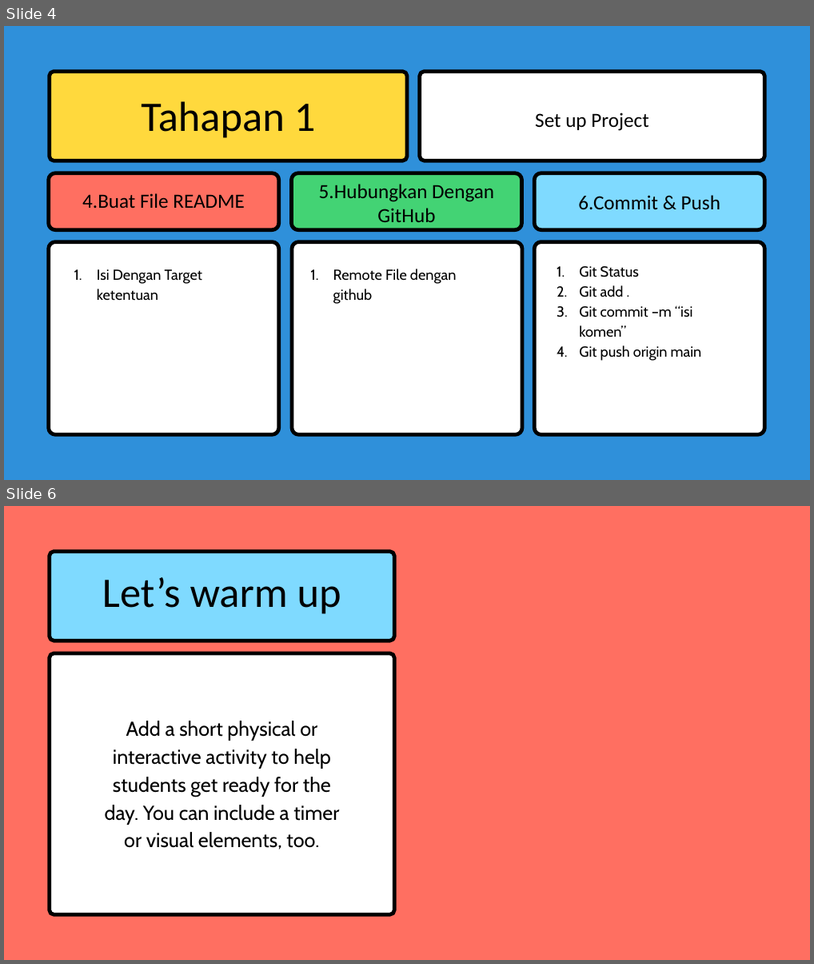
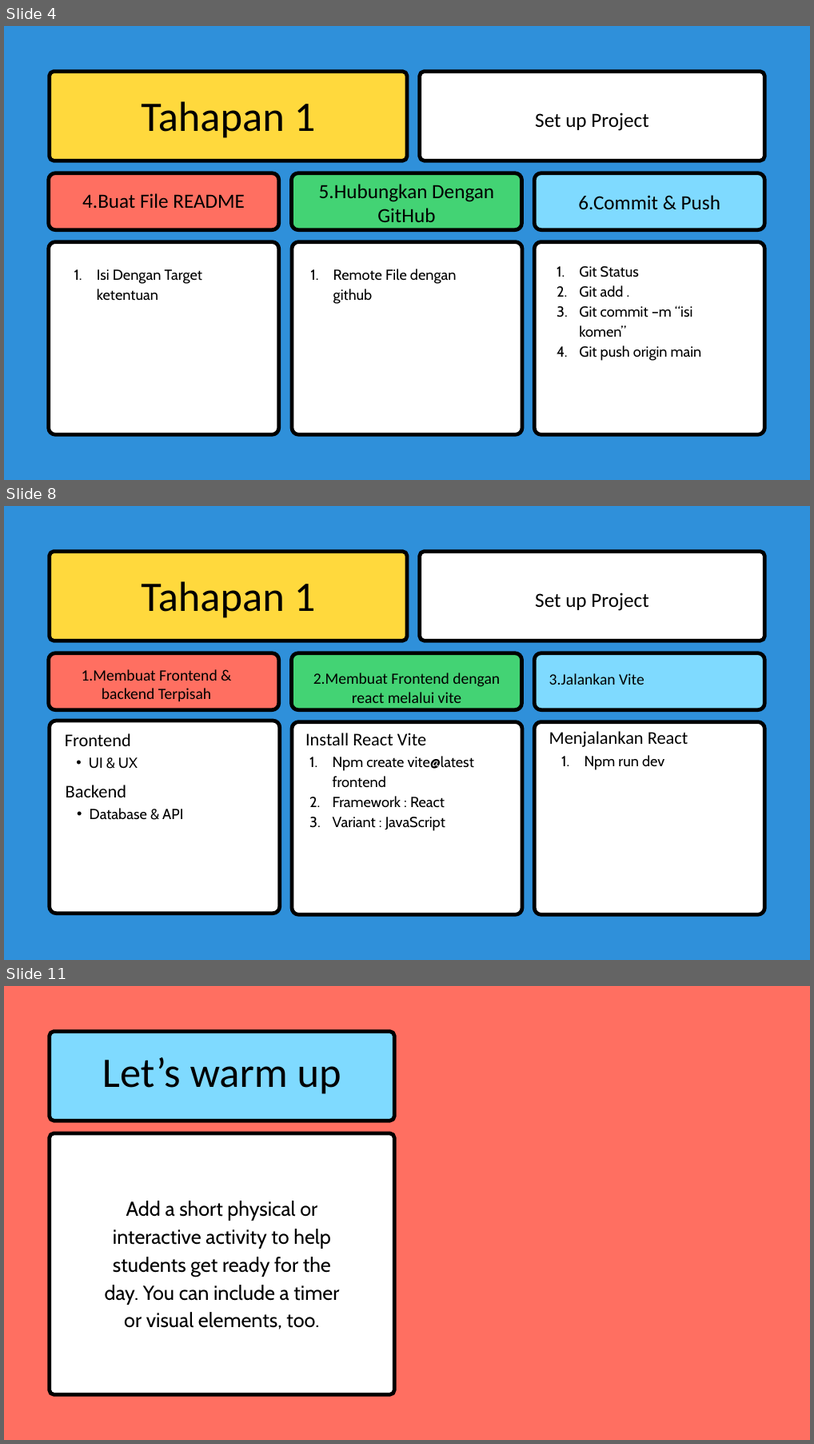
Before and after one commit to MuhammadRamdani121/Fullstack-30Hari, a slide deck: Rangkuman Cepat.pptx. Shown one above the other, each under a label of ours: slides 4 and 6 before the commit, slides 4, 8 and 11 after it; the slides between them are not shown. The pictures are 814x964 and 814x1444 pixels, drawn with LibreOffice and Linux fonts; fonts in the diff are those of the drawing. Boxes give left, top, right and bottom in pixels: in the first picture for what was removed or moved away, otherwise in the second. Text is boxed around its words. In the diff, an @@ line names an element or a change of style, - is before the commit and + after.

```diff
--- a/Rangkuman Cepat.pptx
+++ b/Rangkuman Cepat.pptx
@@ slide 8 added at (x1=4, y1=506, x2=810, y2=960), background #2F90DA @@
@@ freeform shape added at (x1=49, y1=552, x2=407, y2=640), fill #FFD93D, outline #000000 6.75 pt @@
@@ freeform shape added at (x1=420, y1=551, x2=765, y2=640), fill #FFFFFF, outline #000000 6.75 pt @@
@@ text added at (x1=141, y1=581, x2=316, y2=618), 75 pt, text #000000 @@
+Tahapan 1
@@ text added at (x1=535, y1=592, x2=649, y2=611), 36 pt, text #000000 @@
+Set up Project
@@ freeform shape added at (x1=48, y1=653, x2=279, y2=710), fill #FF6F61, outline #000000 6.75 pt @@
@@ text added at (x1=82, y1=669, x2=218, y2=701), 28 pt, text #000000 @@
+1.Membuat Frontend & backend Terpisah
@@ freeform shape added at (x1=291, y1=653, x2=522, y2=710), fill #43D374, outline #000000 6.75 pt @@
@@ text added at (x1=314, y1=672, x2=500, y2=703), 28 pt, text #000000 @@
+2.Membuat Frontend dengan react melalui vite
@@ freeform shape added at (x1=534, y1=653, x2=766, y2=710), fill #7FDAFF, outline #000000 6.75 pt @@
@@ text added at (x1=550, y1=673, x2=645, y2=684), 28 pt, text #000000 @@
+3.Jalankan Vite
@@ freeform shape added at (x1=49, y1=720, x2=280, y2=913), fill #FFFFFF, outline #000000 6.75 pt @@
@@ text added at (x1=65, y1=733, x2=131, y2=746), 32 pt, text #000000 @@
+Frontend
@@ freeform shape added at (x1=292, y1=722, x2=522, y2=914), fill #FFFFFF, outline #000000 6.75 pt @@
@@ text added at (x1=306, y1=732, x2=426, y2=745), 32 pt, text #000000 @@
+Install React Vite
@@ freeform shape added at (x1=534, y1=722, x2=766, y2=914), fill #FFFFFF, outline #000000 6.75 pt @@
@@ text added at (x1=550, y1=731, x2=689, y2=747), 32 pt, text #000000 @@
+Menjalankan React
@@ text added at (x1=89, y1=757, x2=138, y2=768), 26 pt, text #000000 @@
+  • UI & UX
@@ text added at (x1=333, y1=756, x2=474, y2=831), 26 pt, text #000000 @@
+1. Npm create vite@latest frontend
+2. Framework : React
+3. Variant : JavaScript
@@ text added at (x1=585, y1=755, x2=665, y2=770), 26 pt, text #000000 @@
+1. Npm run dev
@@ text added at (x1=66, y1=784, x2=126, y2=797), 32 pt, text #000000 @@
+Backend
@@ text added at (x1=90, y1=808, x2=183, y2=820), 26 pt, text #000000 @@
+  • Database & API
@@ what was slide 6 is now slide 11 @@
```
Also in this commit, not shown: 1 slide changed, 5 other slides added, 3 slides removed, 1 other file.
